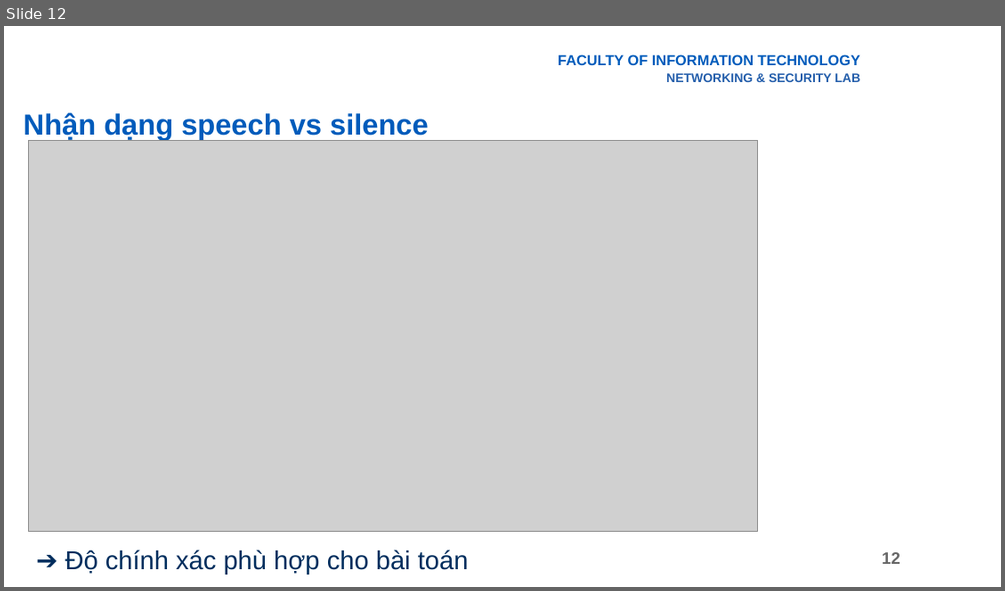
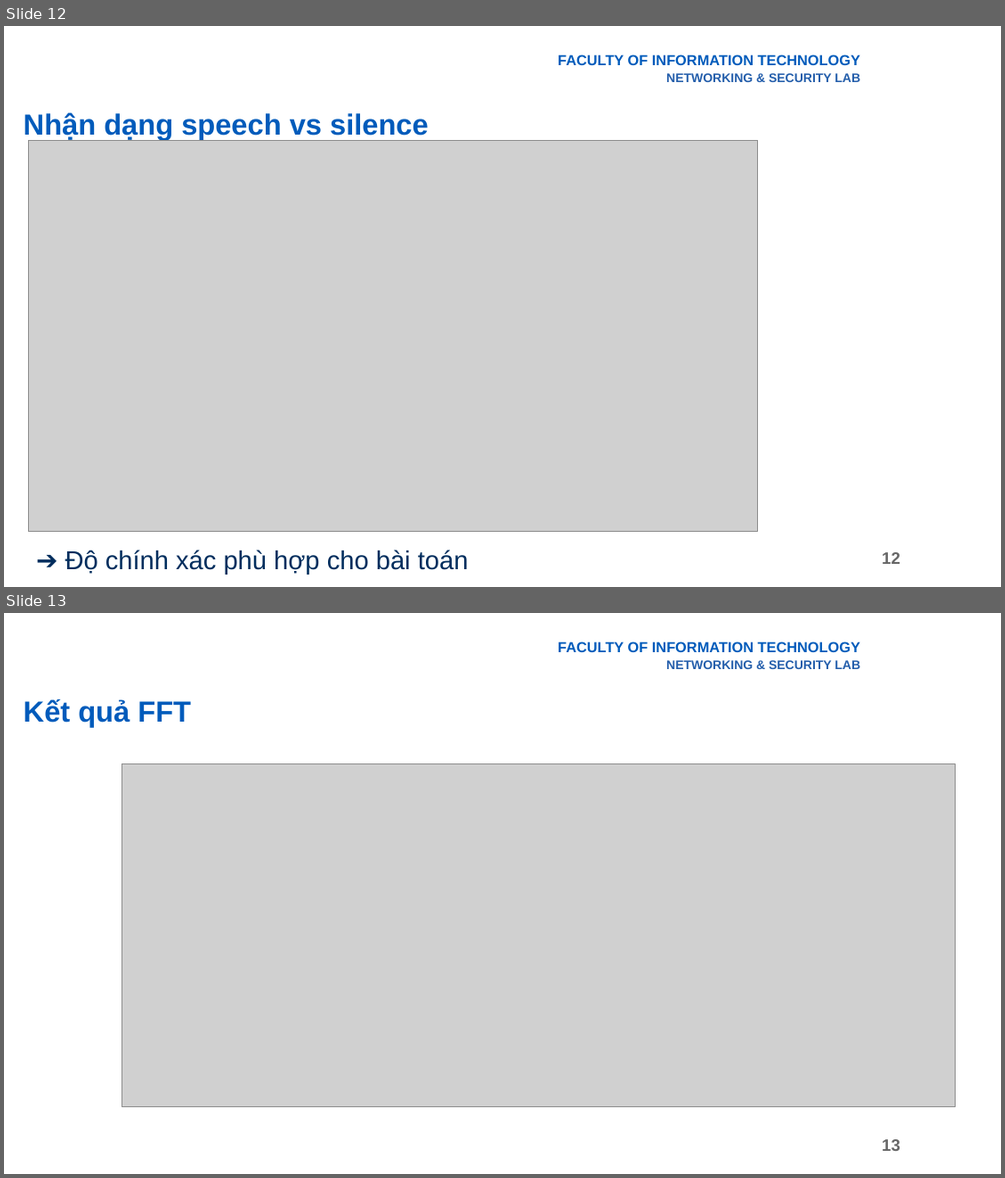
Before and after one commit to giabao2807/digital-signal-processing, a slide deck: abc/Final.pptx. Shown one above the other, each under a label of ours: slide 12 before the commit, slides 12 and 13 after it. The pictures are 1005x591 and 1005x1178 pixels, drawn with LibreOffice and Linux fonts; fonts in the diff are those of the drawing; grey boxes stand for pictures; background and template pictures are left out. Boxes give left, top, right and bottom in pixels: in the first picture for what was removed or moved away, otherwise in the second. Text is boxed around its words. In the diff, an @@ line names an element or a change of style, - is before the commit and + after.

```diff
--- a/abc/Final.pptx
+++ b/abc/Final.pptx
@@ slide 13 added at <box>4,613,1001,1174</box>, background picture (left out); not listed: 2 template elements that a slide beside it also shows @@
@@ title added at <box>24,699,191,727</box>, 28 pt, text #005BBB, bold @@
+Kết quả FFT
@@ picture added at <box>122,764,955,1107</box> @@
```
Also in this commit, not shown: 8 slides changed, 9 other slides added, 1 slide removed, 10 other files.
